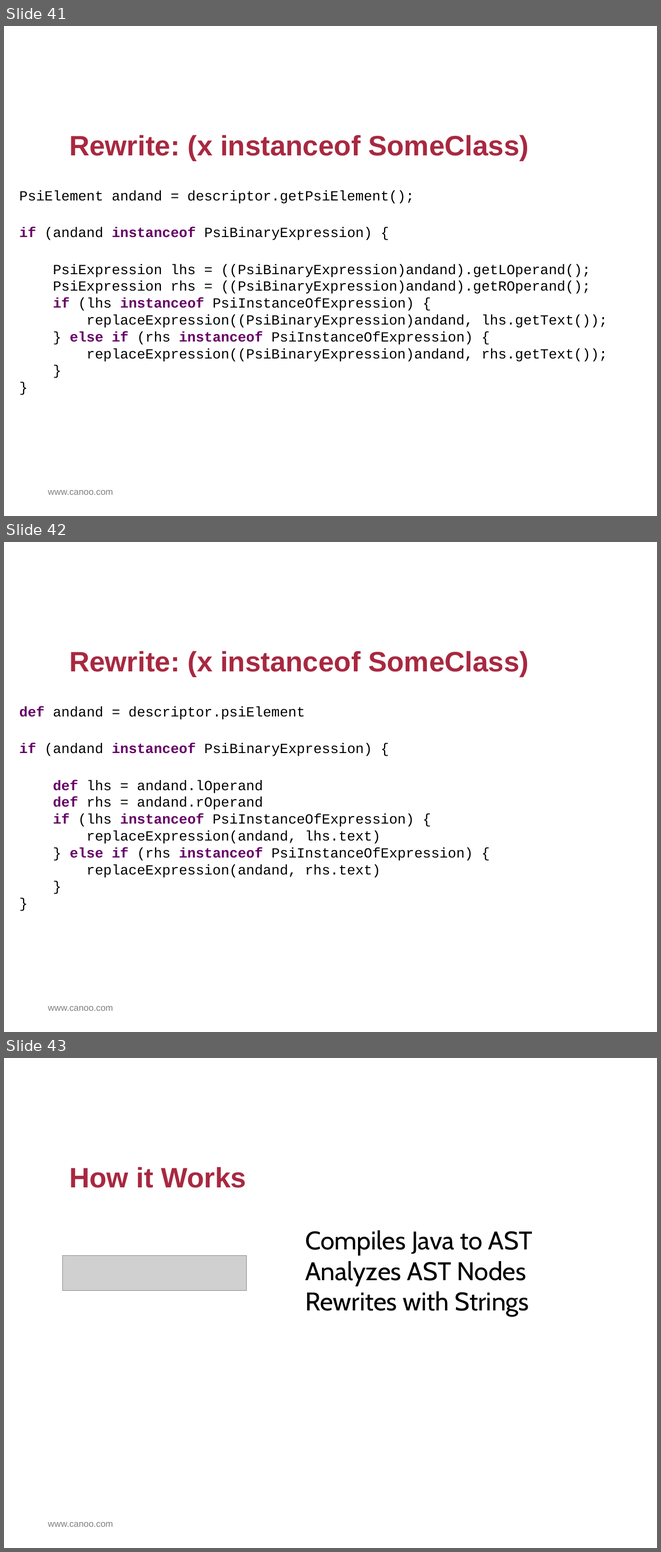
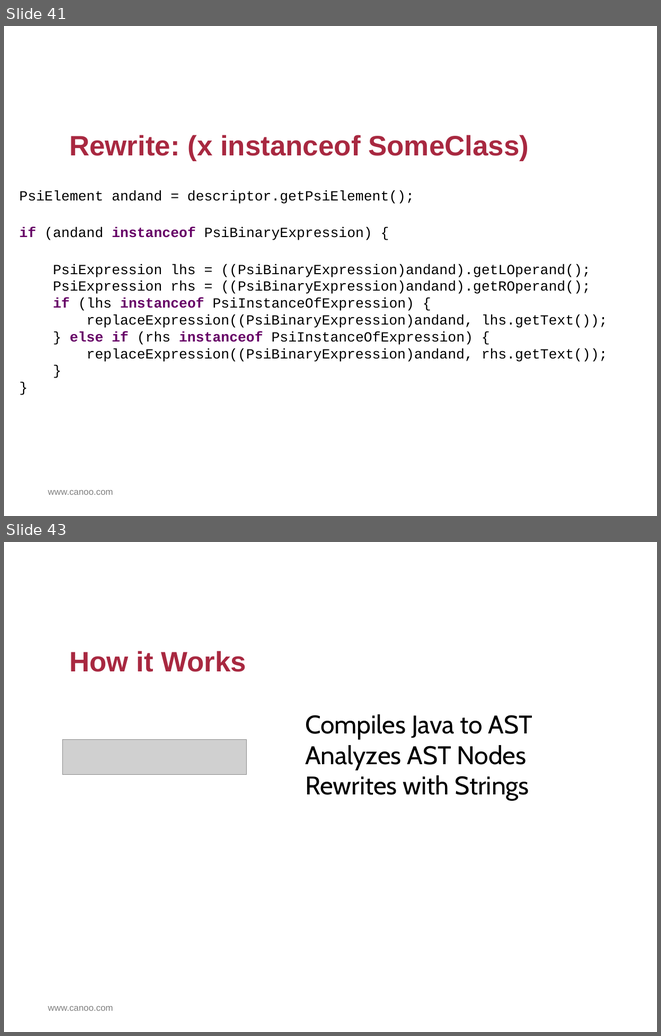
Before and after one commit to HamletDRC/presentations, a slide deck: asttransformations/AstTransformations.odp. Shown one above the other, each under a label of ours: slides 41, 42 and 43 before the commit, slides 41 and 43 after it; the slides between them are not shown. The pictures are 661x1552 and 661x1036 pixels, drawn with LibreOffice and Linux fonts; fonts in the diff are those of the drawing; grey boxes stand for pictures; background and template pictures are left out. Boxes give left, top, right and bottom in pixels: in the first picture for what was removed or moved away, otherwise in the second. Text is boxed around its words. In the diff, an @@ line names an element or a change of style, - is before the commit and + after.

```diff
--- a/asttransformations/AstTransformations.odp
+++ b/asttransformations/AstTransformations.odp
@@ slide 42 removed at (4,542,657,1032), background #FFFFFF; not listed: 1 template element that a slide beside it also shows @@
@@ title removed at (69,651,529,677) @@
-Rewrite: (x instanceof SomeClass)
@@ text removed at (19,707,473,877) @@
-def andand = descriptor.psiElement
-if (andand instanceof PsiBinaryExpression) {
-def lhs = andand.lOperand
-def rhs = andand.rOperand
-if (lhs instanceof PsiInstanceOfExpression) {
-replaceExpression(andand, lhs.text)
-} else if (rhs instanceof PsiInstanceOfExpression) {
-replaceExpression(andand, rhs.text)
-}
-}
```
Also in this commit, not shown: 3 slides changed, 2 slides added, 6 other files.
